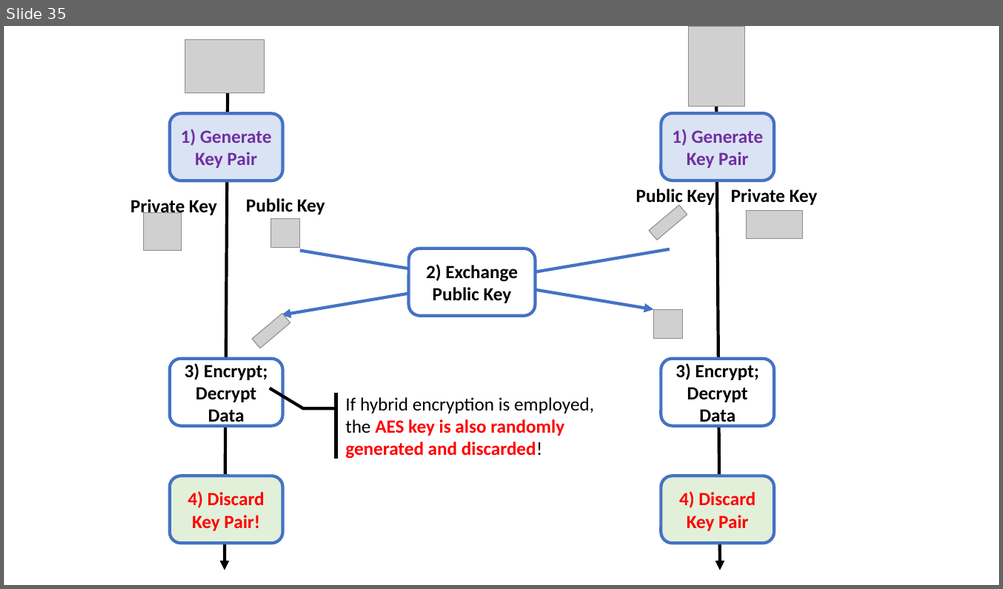
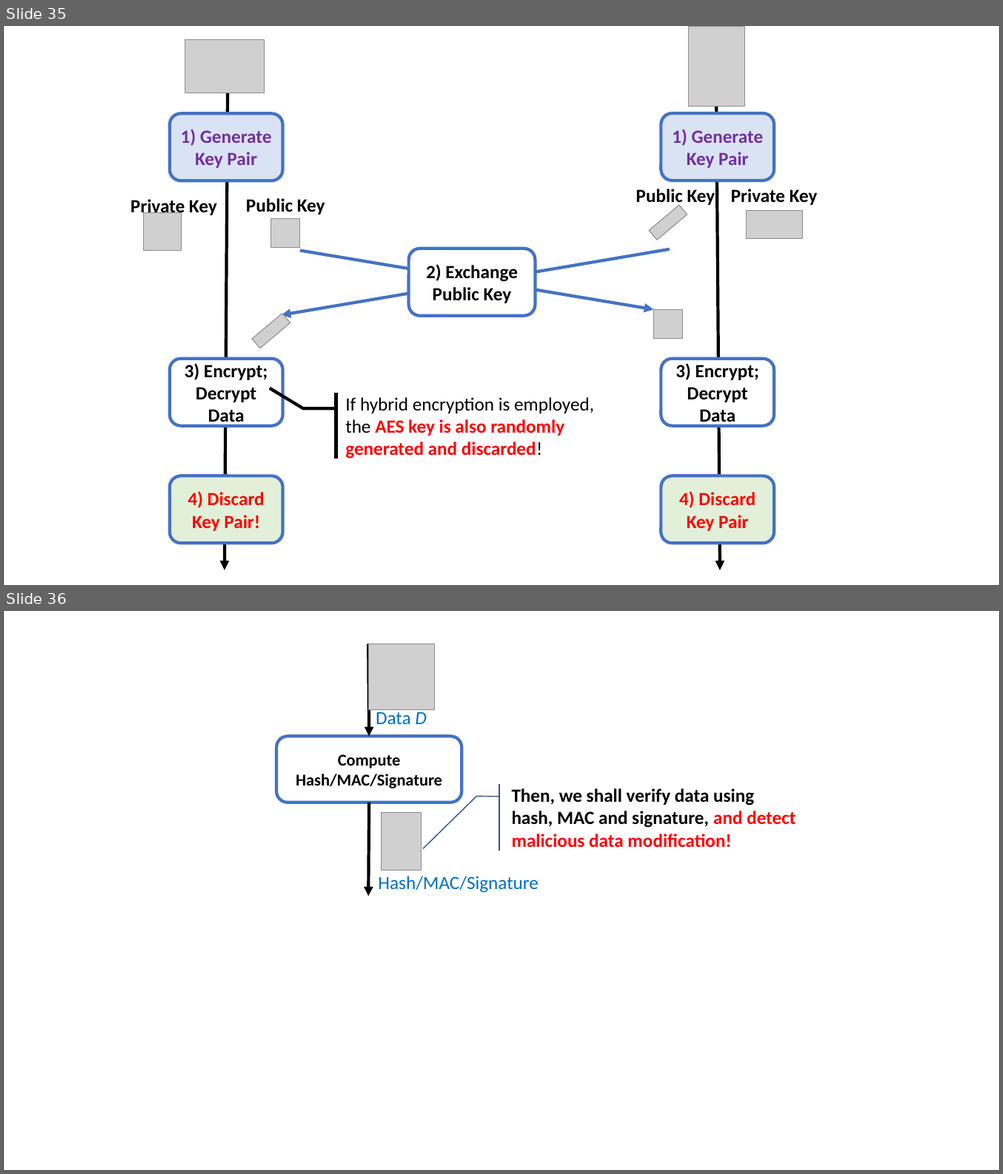
Before and after one commit to junkurihara/class-e2e_security_js, a slide deck: images.pptx. Shown one above the other, each under a label of ours: slide 35 before the commit, slides 35 and 36 after it. The pictures are 1003x589 and 1003x1174 pixels, drawn with LibreOffice and Linux fonts; fonts in the diff are those of the drawing; grey boxes stand for pictures. Boxes give left, top, right and bottom in pixels: in the first picture for what was removed or moved away, otherwise in the second. Text is boxed around its words. In the diff, an @@ line names an element or a change of style, - is before the commit and + after.

```diff
--- a/images.pptx
+++ b/images.pptx
@@ slide 36 added at bbox=[4, 611, 999, 1170], background #FFFFFF @@
@@ arrow added from (368, 644) to (369, 736), #000000 3 pt @@
@@ picture added at bbox=[368, 644, 435, 710] @@
@@ text added at bbox=[375, 709, 426, 724], 18 pt, text #0070C0 @@
+Data D
@@ rounded rectangle added at bbox=[276, 736, 461, 803], fill #FFFFFF, outline #4472C4 3 pt, 16 pt, text #000000, bold @@
+Compute Hash/MAC/Signature
@@ accent callout added at bbox=[504, 784, 807, 851], fill #FFFFFF, outline #325491 1 pt, 18 pt, text #000000, bold @@
+Then, we shall verify data using hash, MAC and signature, and detect malicious data modification!
@@ arrow added from (369, 803) to (368, 896), #000000 3 pt @@
@@ picture added at bbox=[381, 812, 421, 871] @@
@@ text added at bbox=[378, 876, 538, 893], 18 pt, text #0070C0 @@
+Hash/MAC/Signature
```
Also in this commit, not shown: 1 other slide added, 4 other files.
